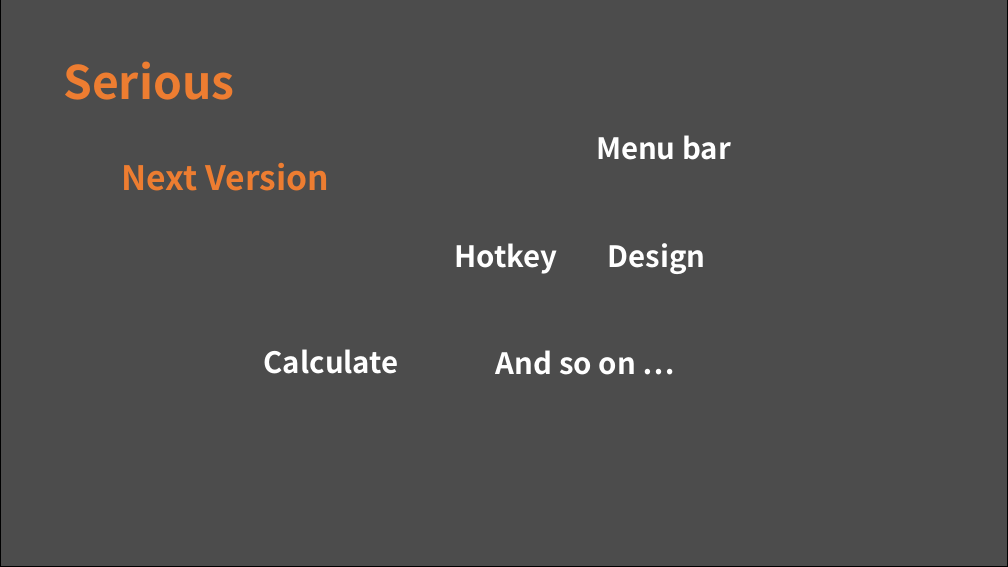
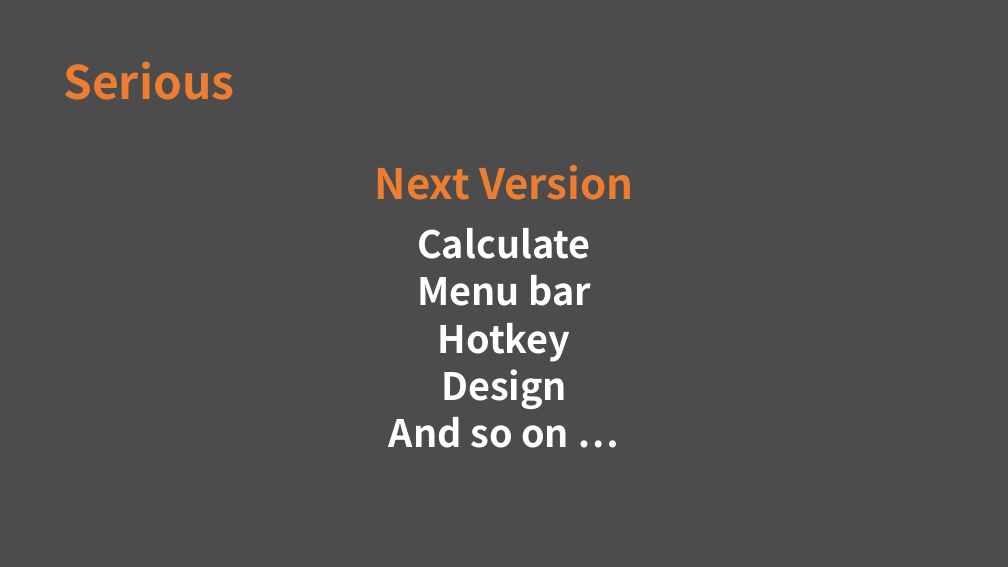
Before and after one commit to hbseo/desktop_calculator, a slide deck: slide 13 of simpsons.pptx. Drawn at 1008x567 pixels with LibreOffice and Linux fonts; fonts in the diff are those of the drawing. Boxes give left, top, right and bottom in pixels: in the first picture for what was removed or moved away, otherwise in the second. Text is boxed around its words. In the diff, an @@ line names an element or a change of style, - is before the commit and + after.

```diff
--- a/simpsons.pptx
+++ b/simpsons.pptx
@@ background #FFFFFF to #4C4C4C @@
@@ rectangle removed at <box>0,0,1008,567</box> @@
@@ text "Next Version": place and size @@
-text "Next Version" at <box>122,163,330,191</box>
+text "Next Version" at <box>375,165,633,200</box>
@@ text "Next Version" at <box>375,165,633,200</box>: size 32 to 40 pt; alignment left to centre @@
@@ text "Calculate": place and size @@
-text "Calculate" at <box>264,349,399,374</box>
+text "Calculate" at <box>417,228,591,259</box>
@@ text "Menu bar": place and size @@
-text "Menu bar" at <box>596,135,731,160</box>
+text "Menu bar" at <box>417,275,591,306</box>
@@ text "Hotkey": place and size @@
-text "Hotkey" at <box>455,243,558,274</box>
+text "Hotkey" at <box>438,323,570,362</box>
@@ size 28 to 36 pt; alignment left to centre in 5 elements at <box>438,323,570,362</box>, <box>389,408,569,448</box>, <box>417,228,591,259</box>, <box>417,275,591,306</box>, <box>441,361,567,409</box> @@
@@ text "Design": place and size @@
-text "Design" at <box>608,243,706,274</box>
+text "Design" at <box>441,361,567,409</box>
@@ text "And so on …": place and size @@
-text "And so on …" at <box>496,350,636,375</box>
+text "And so on …" at <box>389,408,569,448</box>
```
Also in this commit, not shown: 12 other slides changed.
